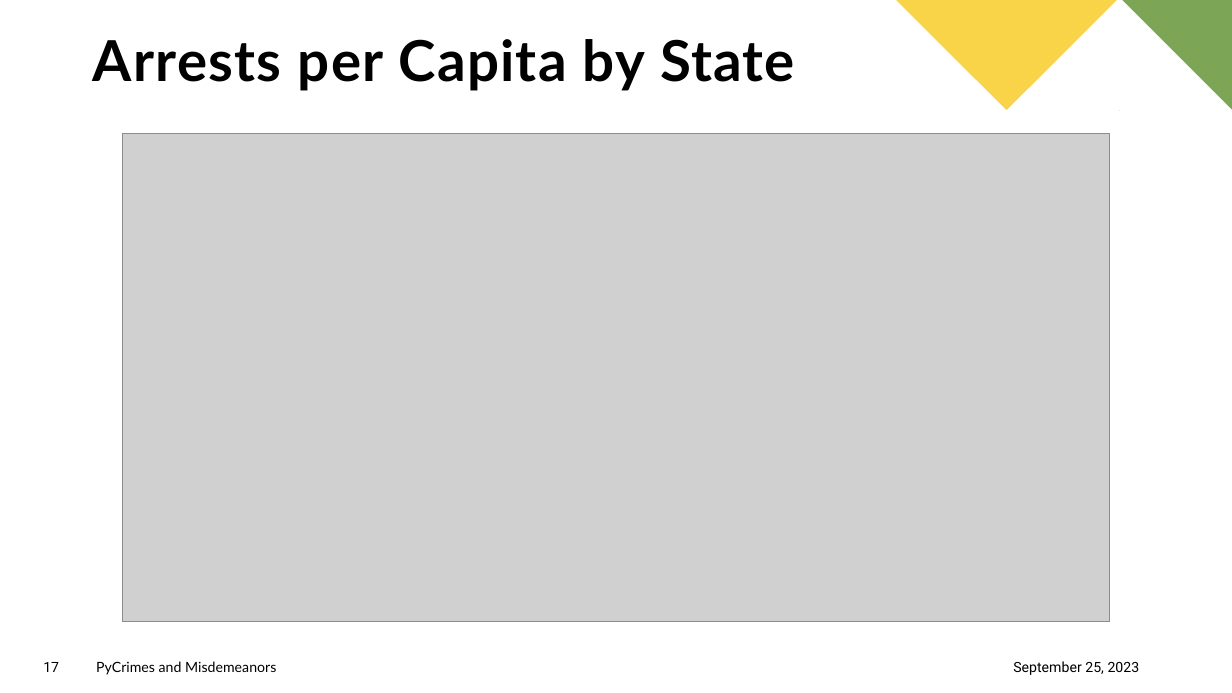
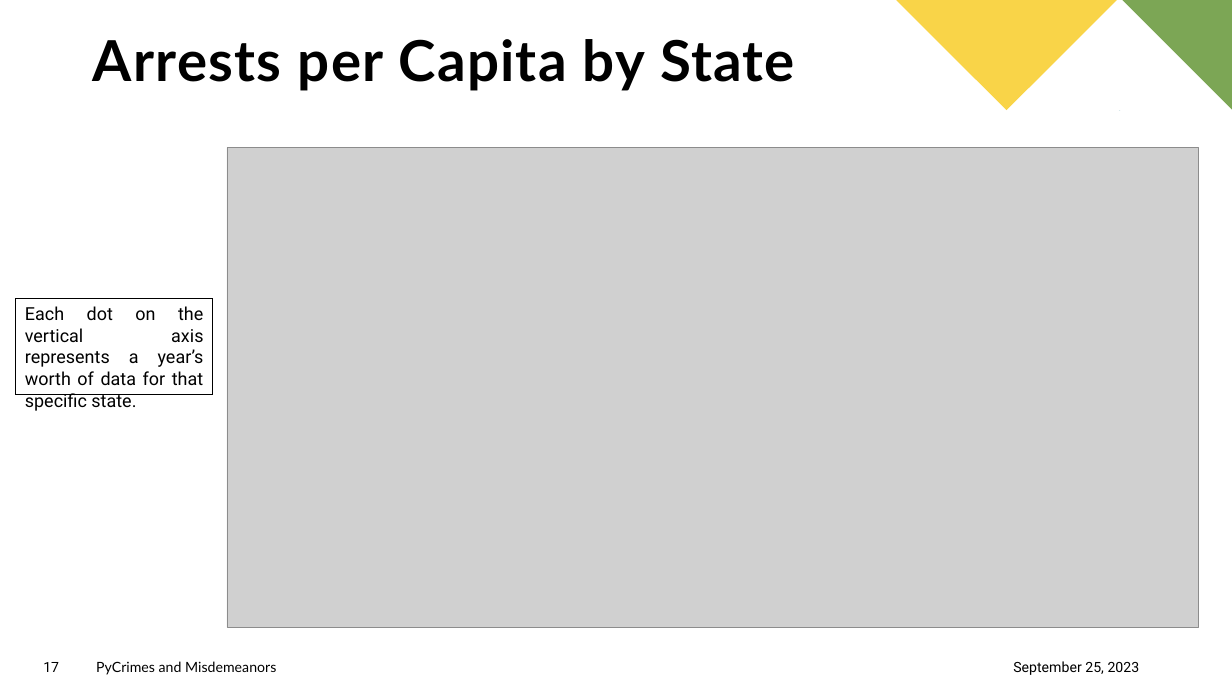
Before and after one commit to S-Bonillas/P1-PyCrimes_and_Misdemeanors, a slide deck: slide 17 of PyCrimes_Final/PyCrimes_Presentation.pptx. Drawn at 1232x693 pixels with LibreOffice and Linux fonts; fonts in the diff are those of the drawing; grey boxes stand for pictures. Boxes give left, top, right and bottom in pixels: in the first picture for what was removed or moved away, otherwise in the second. Text is boxed around its words. In the diff, an @@ line names an element or a change of style, - is before the commit and + after.

```diff
--- a/PyCrimes_Final/PyCrimes_Presentation.pptx
+++ b/PyCrimes_Final/PyCrimes_Presentation.pptx
@@ picture: place and size @@
-picture at [123, 134, 1110, 622]
+picture at [227, 148, 1199, 628]
@@ rectangle added at [16, 299, 213, 395], outline #000000 0.75 pt, 14 pt, text #000000 @@
+Each dot on the vertical axis represents a year’s worth of data for that specific state.
```
Also in this commit, not shown: 3 other slides changed, 1 other file.
